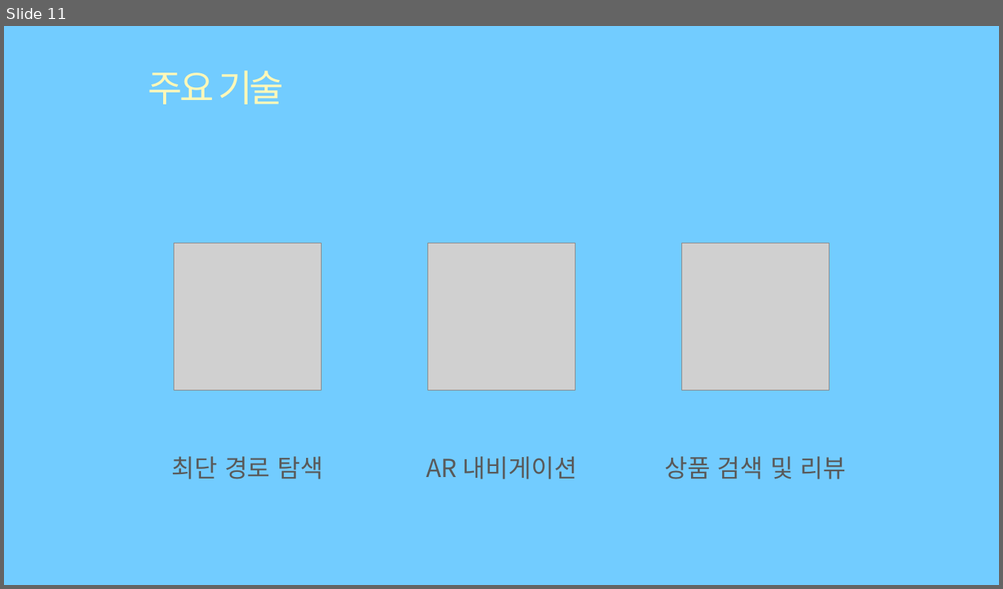
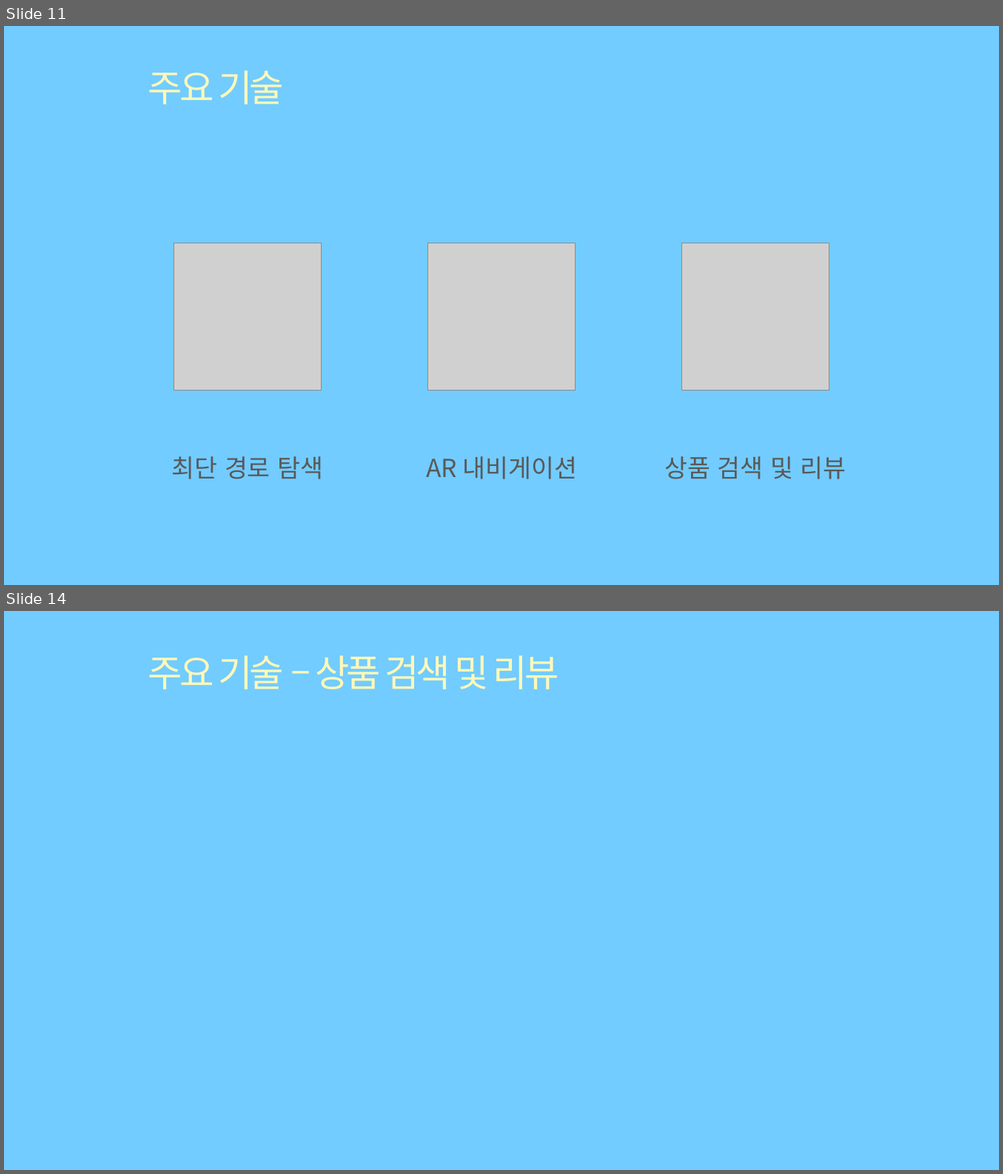
Before and after one commit to eunbicho/mmARt, a slide deck: A405최종발표.pptx. Shown one above the other, each under a label of ours: slide 11 before the commit, slides 11 and 14 after it; the slides between them are not shown. The pictures are 1003x589 and 1003x1174 pixels, drawn with LibreOffice and Linux fonts; fonts in the diff are those of the drawing; grey boxes stand for pictures; background and template pictures are left out. Boxes give left, top, right and bottom in pixels: in the first picture for what was removed or moved away, otherwise in the second. Text is boxed around its words. In the diff, an @@ line names an element or a change of style, - is before the commit and + after.

```diff
--- a/A405최종발표.pptx
+++ b/A405최종발표.pptx
@@ slide 14 added at <box>4,611,999,1170</box>, background #72CCFF @@
@@ title added at <box>148,655,559,689</box>, 36 pt, text #FFF8B8 @@
+주요 기술 – 상품 검색 및 리뷰
```
Also in this commit, not shown: 6 slides changed, 4 other slides added, 3 slides removed.
